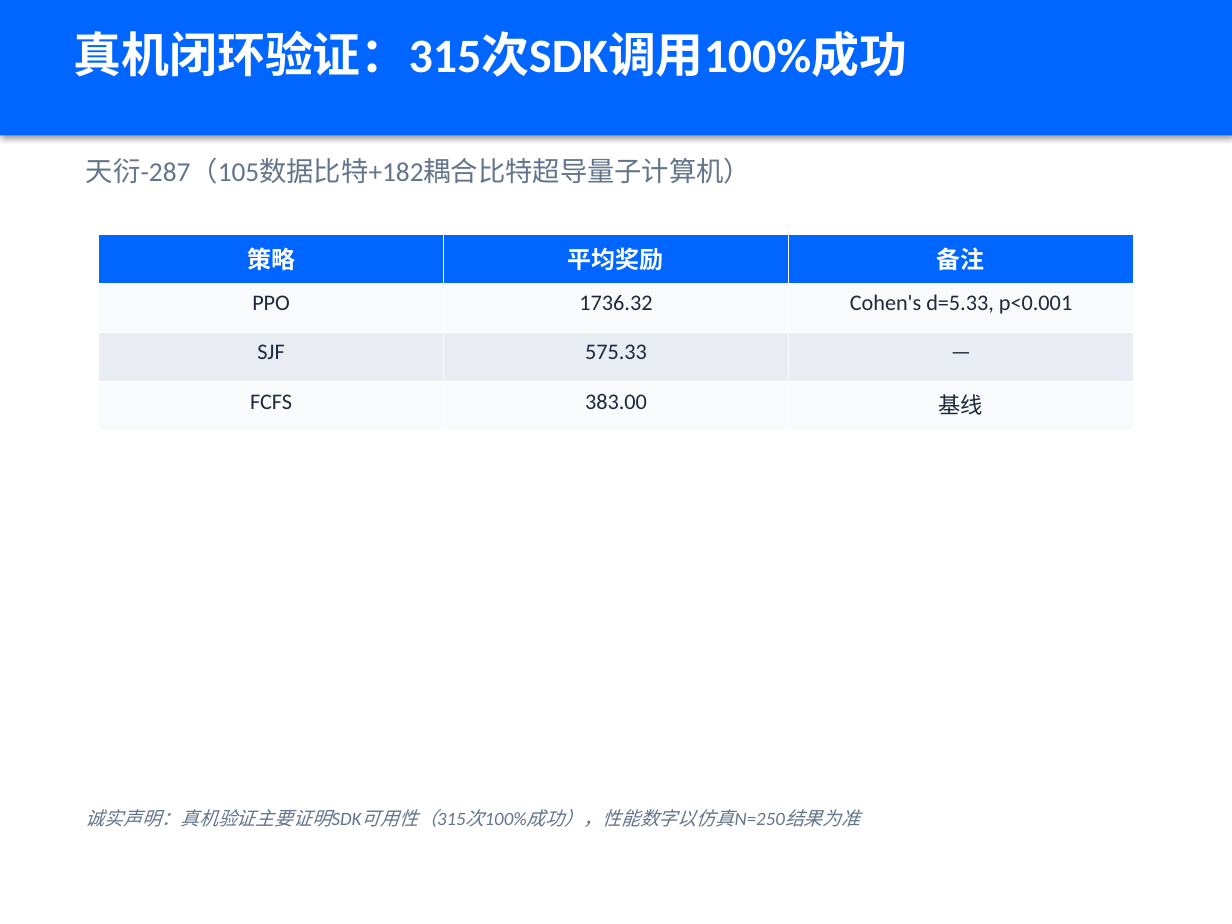
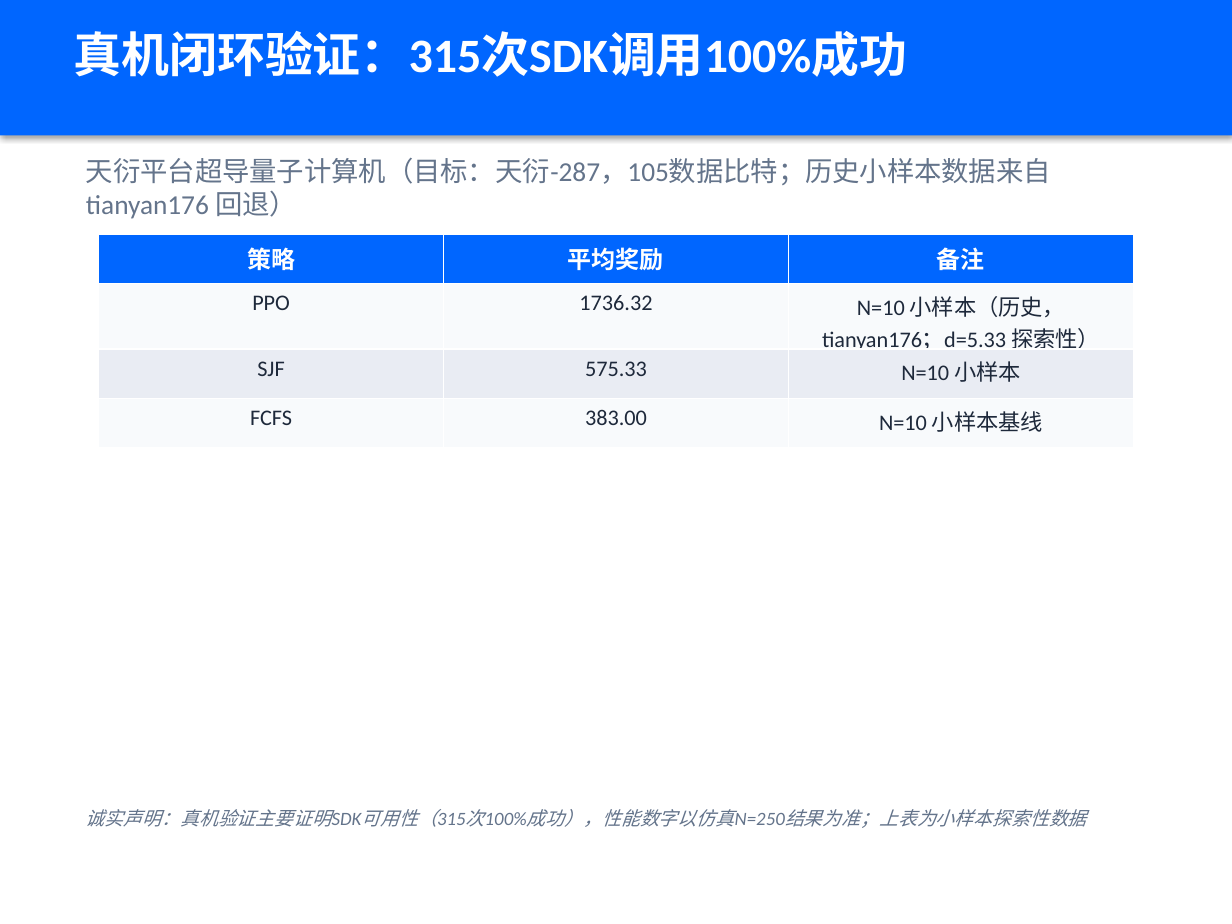
Before and after one commit to xiabai2008/quantum-rl-scheduler, a slide deck: slide 11 of deliverable_models/答辩PPT.pptx. Drawn at 1232x924 pixels with LibreOffice and Linux fonts; fonts in the diff are those of the drawing. Boxes give left, top, right and bottom in pixels: in the first picture for what was removed or moved away, otherwise in the second. Text is boxed around its words. In the diff, an @@ line names an element or a change of style, - is before the commit and + after.

```diff
--- a/deliverable_models/答辩PPT.pptx
+++ b/deliverable_models/答辩PPT.pptx
@@ text at (x1=86, y1=158, x2=1051, y2=219): text changed @@
-天衍-287（105数据比特+182耦合比特超导量子计算机）
+天衍平台超导量子计算机（目标：天衍-287，105数据比特；历史小样本数据来自 tianyan176 回退）
@@ table at (x1=99, y1=234, x2=1133, y2=436) @@
-row 2, column 3: Cohen's d=5.33, p<0.001
+row 2, column 3: N=10 小样本（历史，tianyan176；d=5.33 探索性）
-row 3, column 3: —
+row 3, column 3: N=10 小样本
-row 4, column 3: 基线
+row 4, column 3: N=10 小样本基线
@@ text at (x1=86, y1=809, x2=1087, y2=828): text changed @@
-诚实声明：真机验证主要证明SDK可用性（315次100%成功），性能数字以仿真N=250结果为准
+诚实声明：真机验证主要证明SDK可用性（315次100%成功），性能数字以仿真N=250结果为准；上表为小样本探索性数据
```
Also in this commit, not shown: 2 other slides changed, 10 other files.
